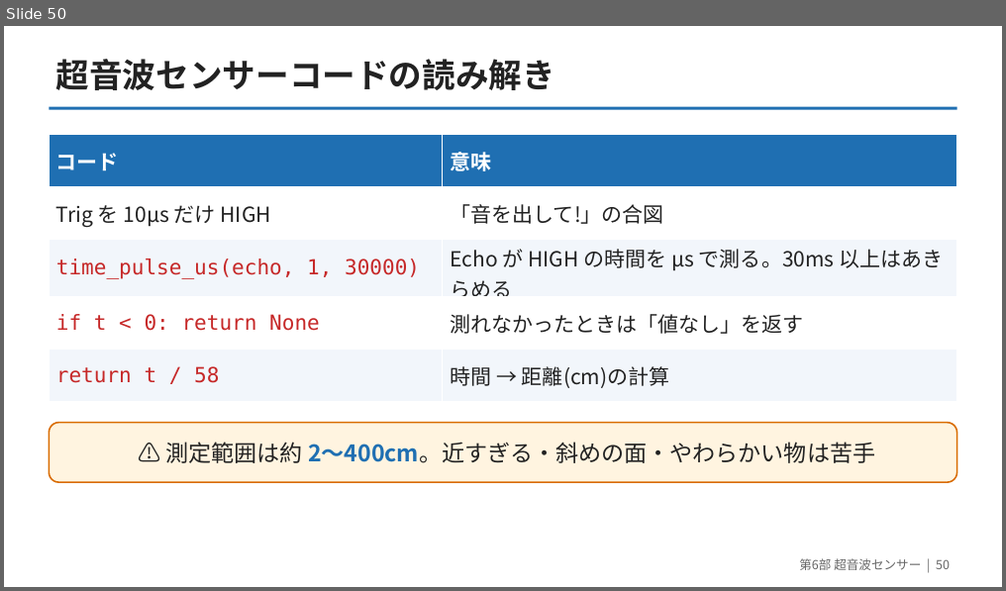
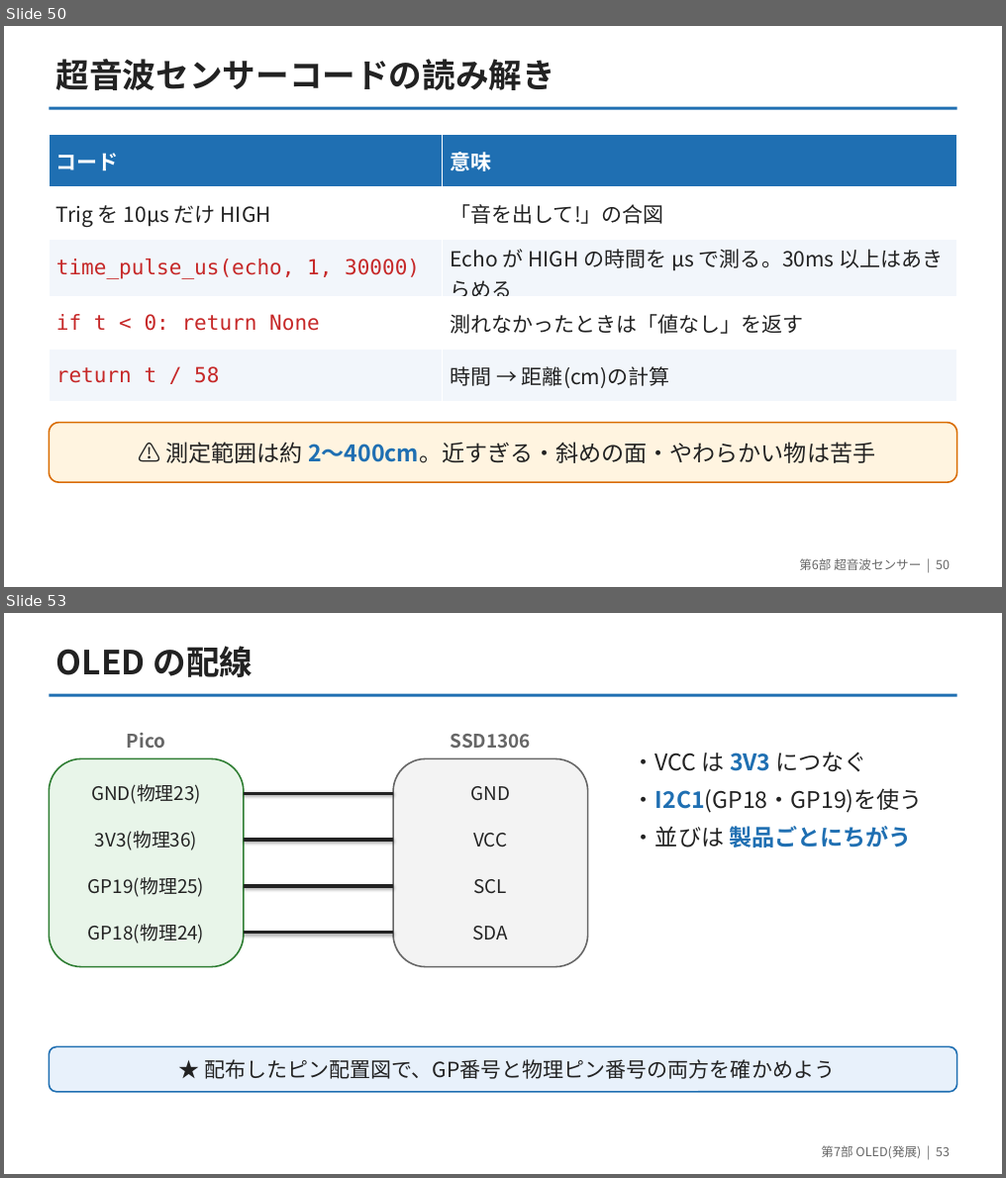
Before and after one commit to yuracode/isiot, a slide deck: slides/pico_sensor_intro.pptx. Shown one above the other, each under a label of ours: slide 50 before the commit, slides 50 and 53 after it; the slides between them are not shown. The pictures are 1006x591 and 1006x1178 pixels, drawn with LibreOffice and Linux fonts; fonts in the diff are those of the drawing. Boxes give left, top, right and bottom in pixels: in the first picture for what was removed or moved away, otherwise in the second. Text is boxed around its words. In the diff, an @@ line names an element or a change of style, - is before the commit and + after.

```diff
--- a/slides/pico_sensor_intro.pptx
+++ b/slides/pico_sensor_intro.pptx
@@ slide 53 added at <box>4,613,1002,1174</box>, background #FFFFFF @@
@@ text added at <box>56,646,252,677</box>, 32 pt, text #222222, bold @@
+OLED の配線
@@ rectangle added at <box>49,694,957,697</box>, fill #1F6FB2 @@
@@ rounded rectangle added at <box>49,725,244,756</box>, 18 pt, text #666666, bold @@
+Pico
@@ rounded rectangle added at <box>393,725,588,756</box>, 18 pt, text #666666, bold @@
+SSD1306
@@ rounded rectangle added at <box>49,759,244,967</box>, fill #E8F5E9, outline #2E7D32 1.5 pt @@
@@ rounded rectangle added at <box>393,759,588,967</box>, fill #F3F3F3, outline #666666 1.5 pt @@
@@ text added at <box>91,784,201,804</box>, 18 pt, text #222222 @@
+GND(物理23)
@@ text added at <box>471,786,511,801</box>, 18 pt, text #222222 @@
+GND
@@ text added at <box>633,788,923,848</box>, 22 pt, text #222222 @@
+・VCC は 3V3 につなぐ
+・I2C1(GP18・GP19)を使う
+・並びは 製品ごとにちがう
@@ line added from (244, 793) to (393, 793), #222222 3 pt @@
@@ text added at <box>95,831,197,851</box>, 18 pt, text #222222 @@
+3V3(物理36)
@@ line added from (244, 840) to (393, 840), #222222 3 pt @@
@@ text added at <box>473,833,507,848</box>, 18 pt, text #222222 @@
+VCC
@@ text added at <box>88,877,204,897</box>, 18 pt, text #222222 @@
+GP19(物理25)
@@ text added at <box>474,879,508,894</box>, 18 pt, text #222222 @@
+SCL
@@ line added from (244, 886) to (393, 886), #222222 3 pt @@
@@ text added at <box>88,924,204,944</box>, 18 pt, text #222222 @@
+GP18(物理24)
@@ line added from (244, 933) to (393, 933), #222222 3 pt @@
@@ text added at <box>473,926,509,941</box>, 18 pt, text #222222 @@
+SDA
@@ rounded rectangle added at <box>49,1048,957,1092</box>, fill #E8F1FB, outline #1F6FB2 1.5 pt, 20 pt, text #222222 @@
+★ 配布したピン配置図で、GP番号と物理ピン番号の両方を確かめよう
@@ text added at <box>821,1146,949,1158</box>, 12 pt, text #666666 @@
+第7部 OLED(発展) | 53
```
Also in this commit, not shown: 2 slides changed, 5 other slides added, 13 other files.
